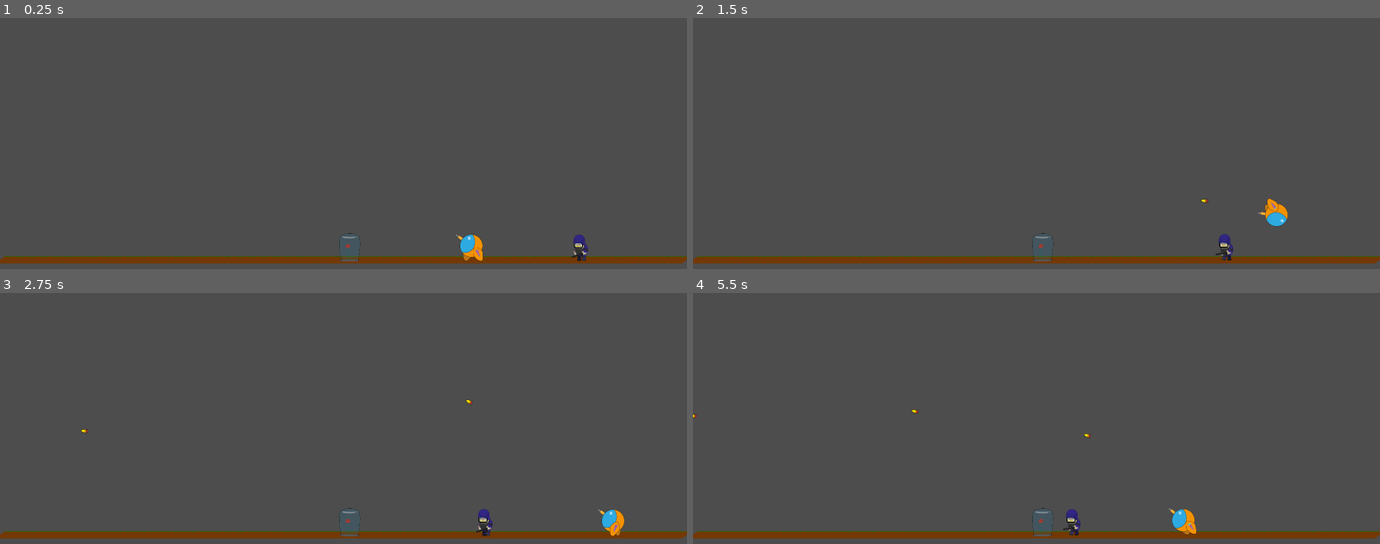
Above: before the commit, frames 1-4 (two rows, left to right).
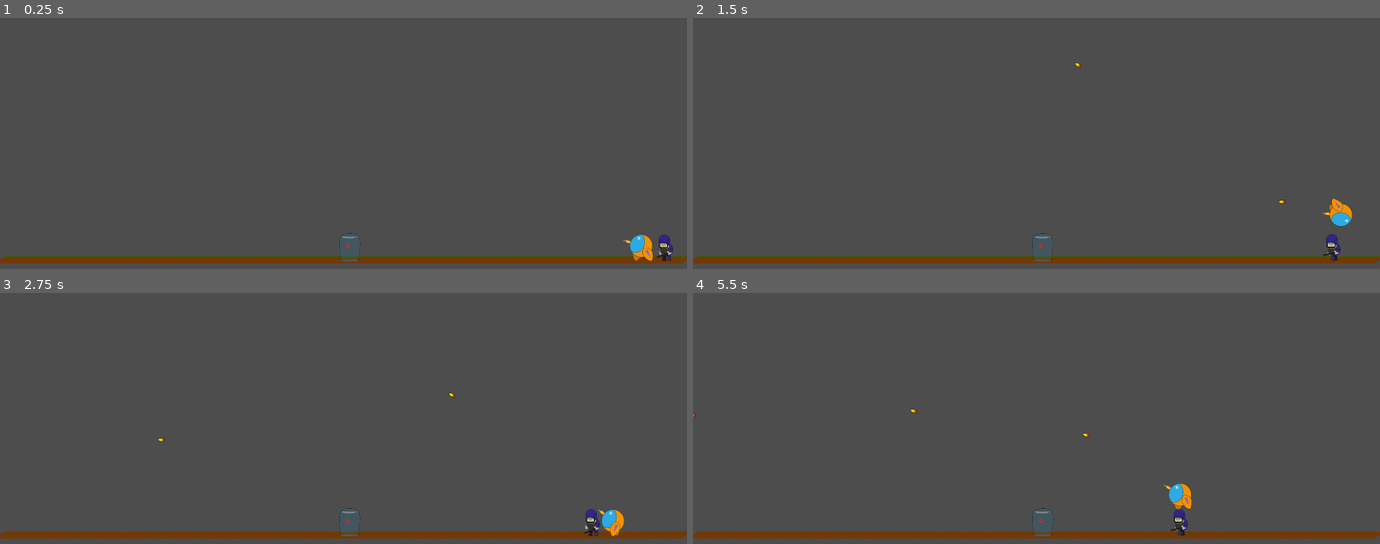
Above: after the commit, the same moments.

Repository: Jeremiejade/rose
Game: Godot game, scene res://scenes/Level/level.tscn
Two runs of this game, one before a commit and one after it. Both use one fixed random seed, a clock stepped at 60 frames per second and the inputs below. This scene is started directly instead of the project's main scene.
Inputs (mouse positions are in pixels of both pictures, inside the frame that each line leads up to):
- Up to frame 1 (0.25 s): no input
- Up to frame 2 (1.5 s): move the mouse to (1187, 140) at 0.52 s; hold D (move_right) from 0.53 s (still down); click (1187, 140) at 0.6 s; tap Space (jump) at 0.77 s; move the mouse to (899, 168) at 1.27 s; click (899, 168) at 1.35 s
- Up to frame 3 (2.75 s): tap Space (jump) at 1.52 s; move the mouse to (412, 370) at 2.02 s; release D (move_right) at 2.03 s; hold A (move_left) from 2.03 s (still down); click (412, 370) at 2.1 s
- Up to frame 4 (5.5 s): move the mouse to (1002, 483) at 2.77 s; release A (move_left) at 2.78 s; hold D (move_right) 2.78-4.28 s; click (1002, 483) at 2.85 s; tap Space (jump) at 3.02, 3.77, 4.52 s; move the mouse to (1242, 471) at 3.52 s; click (1242, 471) at 3.6 s; move the mouse to (830, 388) at 4.27 s; hold A (move_left) 4.28-5.03 s; click (830, 388) at 4.35 s; move the mouse to (1070, 431) at 5.02 s; hold D (move_right) from 5.03 s (still down); click (1070, 431) at 5.1 s

The runs differ from the first frame. In frame 1, 0.9% of the frame differs, in the area x 66-98%, y 86-97%; in frame 2, 0.9%, in the area x 55-96%, y 17-97%; in frame 3, 0.4%; in frame 4, 0.8%.

Commit message:
mannage sliding

Diff:
--- a/scenes/Level/level.tscn
+++ b/scenes/Level/level.tscn
@@ -37,7 +37,7 @@
 collision_layer = 3
 
 [node name="NewPlayer" parent="." instance=ExtResource("3_ggv0q")]
-position = Vector2(1235, 588)
+position = Vector2(1680, 591)
 scale = Vector2(0.5, 0.5)
 collision_layer = 2
 collision_mask = 3
@@ -55,6 +55,6 @@
 shape = SubResource("RectangleShape2D_vlvsn")
 
 [node name="EnemyCRS" parent="." instance=ExtResource("3_vlvsn")]
-position = Vector2(1548, 587)
+position = Vector2(1771, 588)
 scale = Vector2(0.5, 0.5)
 collision_mask = 3
--- a/scenes/NewPlayer/new_player.gd
+++ b/scenes/NewPlayer/new_player.gd
@@ -7,16 +7,21 @@
 const TOTAL_JUMP_FUEL = 300
 var curentJumpFuel = TOTAL_JUMP_FUEL;
 var jumpFuelIsLoad = false;
+var slidingState = {
+	"isActive": false,
+	"direction": 0,
+	"puissance": 0,
+	};
 
 var ATTACKS = []
 
 func _physics_process(delta: float) -> void:
-
 	for attack in ATTACKS:
-		print(attack)
-		velocity.x = attack.direction * attack.damage * SPEED
+		slidingState.puissance = attack.damage * SPEED / 4
+		velocity.x = slidingState.puissance * attack.direction
+		slidingState.isActive = true
+		slidingState.direction = attack.direction
 		ATTACKS = []
-		pass
 	# Add the gravity.
 	if not is_on_floor():
 		velocity += get_gravity() * delta
@@ -25,15 +30,18 @@
 	refielFuel(delta)
 
 	var direction = Input.get_axis("move_left", "move_right")
-	if is_on_floor() and rotation == 0:
-		movingOnTheFloor(direction)
+	if slidingState.isActive:
+		sliding(direction, delta)
 	else:
-		flying(direction, delta)
+		if is_on_floor() and rotation == 0:
+			movingOnTheFloor(direction)
+		else:
+			flying(direction, delta)
 
 	if Input.is_action_just_pressed("jump") and curentJumpFuel > 0 and is_on_floor() and rotation == 0:
 		velocity.y = JUMP_VELOCITY
 
-	var animationState = _animationState(direction);
+	var animationState = _animationState(direction, slidingState.isActive);
 	$AnimationPlayer.play(animationState)
 	var oldVelocity = Vector2(velocity)
 	move_and_slide()
@@ -48,6 +56,16 @@
 			curentJumpFuel += 1000 * delta
 		elif curentJumpFuel > TOTAL_JUMP_FUEL:
 			curentJumpFuel = TOTAL_JUMP_FUEL
+
+func sliding(playerDirection, delta):
+	if abs(velocity.x) > SPEED:
+		var modifier = 600;
+		if playerDirection == -slidingState.direction :
+			modifier = 1200;
+		velocity.x += (slidingState.puissance / abs(velocity.x)) * modifier * delta * - slidingState.direction
+
+	else:
+		slidingState.isActive = false;
 
 func bounceManagement(colliderName: String, oldVelocity: Vector2) -> void:
 	if colliderName == "Wall":
@@ -74,7 +92,7 @@
 	else:
 		velocity.x = move_toward(velocity.x, 0, SPEED)
 
-func _animationState(direction: float) -> String:
+func _animationState(direction: float, isSliding: bool) -> String:
 	if not is_on_floor():
 		return "jump"
 	if direction:
--- a/scenes/enemies/enemy_crs.tscn
+++ b/scenes/enemies/enemy_crs.tscn
@@ -160,6 +160,18 @@
 "transitions": PackedFloat32Array(1),
 "update": 0,
 "values": [0.214952]
+}
+tracks/12/type = "value"
+tracks/12/imported = false
+tracks/12/enabled = true
+tracks/12/path = NodePath("body/CrsFrontArm/wepon/CollisionShape2D:disabled")
+tracks/12/interp = 1
+tracks/12/loop_wrap = true
+tracks/12/keys = {
+"times": PackedFloat32Array(0),
+"transitions": PackedFloat32Array(1),
+"update": 1,
+"values": [true]
 }
 
 [sub_resource type="Animation" id="Animation_brrmv"]
@@ -310,6 +322,18 @@
 "update": 0,
 "values": [2.22428, 0.729471]
 }
+tracks/12/type = "value"
+tracks/12/imported = false
+tracks/12/enabled = true
+tracks/12/path = NodePath("body/CrsFrontArm/wepon/CollisionShape2D:disabled")
+tracks/12/interp = 1
+tracks/12/loop_wrap = true
+tracks/12/keys = {
+"times": PackedFloat32Array(0, 0.17, 0.25),
+"transitions": PackedFloat32Array(1, 1, 1),
+"update": 1,
+"values": [true, false, true]
+}
 
 [sub_resource type="Animation" id="Animation_sh54r"]
 resource_name = "walk"
@@ -515,6 +539,7 @@
 [node name="CollisionShape2D" type="CollisionShape2D" parent="body/CrsFrontArm/wepon"]
 position = Vector2(20.768, 2.98319)
 shape = SubResource("RectangleShape2D_brrmv")
+disabled = true
 
 [node name="CollisionShape2D" type="CollisionShape2D" parent="."]
 position = Vector2(0, -1)
